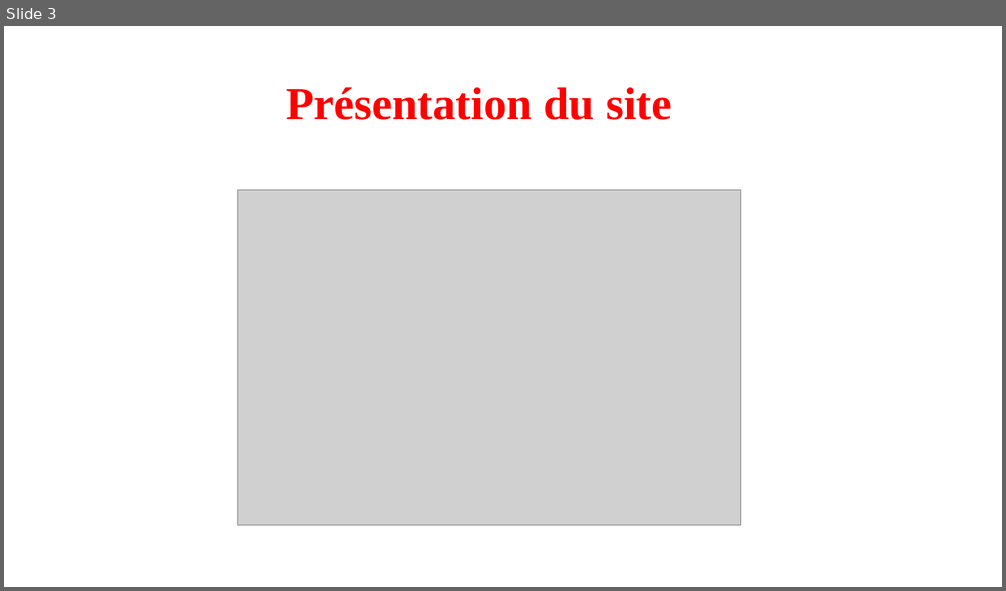
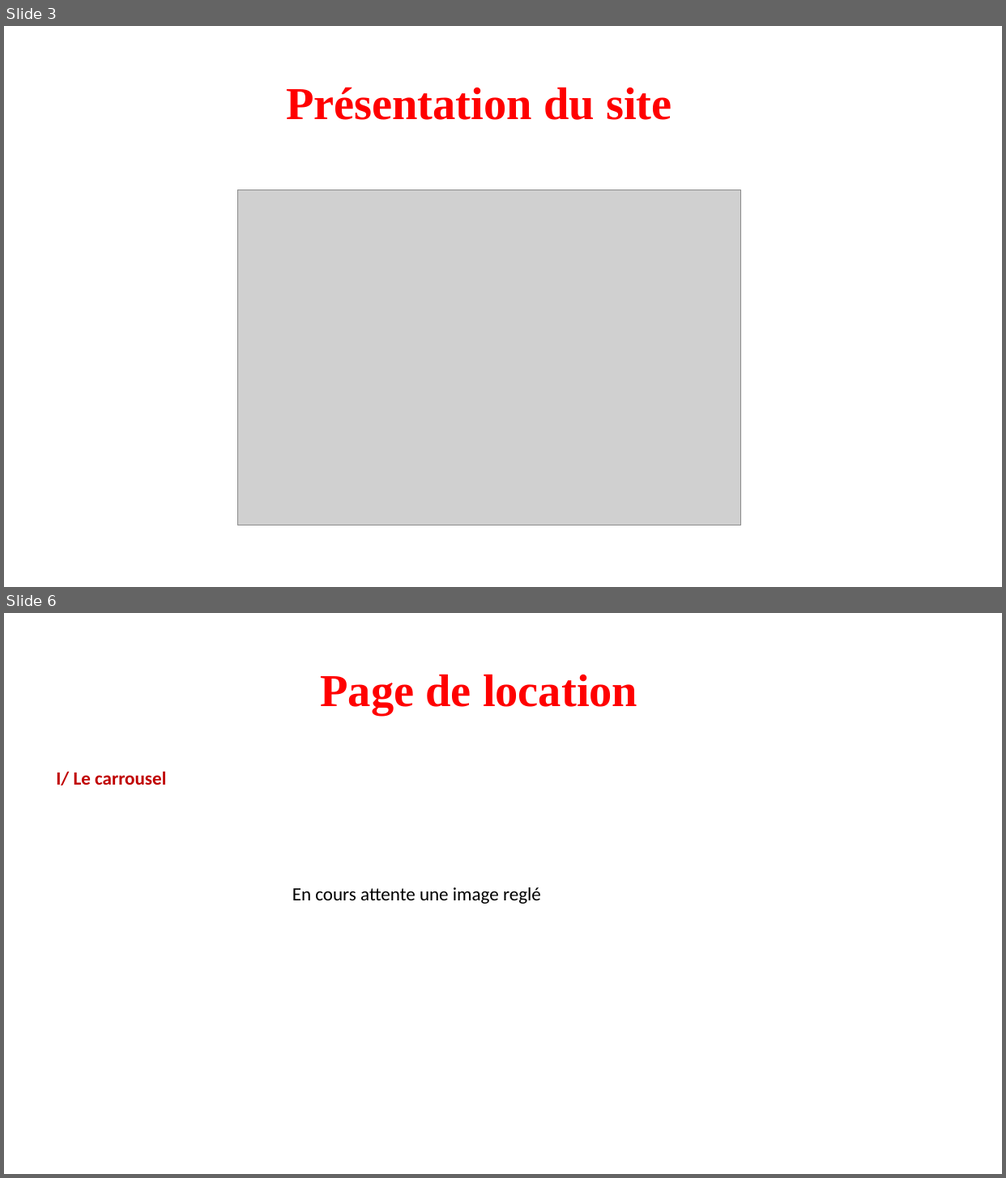
Before and after one commit to VinceDS99/Projet-6-Kasa, a slide deck: Présentation site Kasa.pptx. Shown one above the other, each under a label of ours: slide 3 before the commit, slides 3 and 6 after it; the slides between them are not shown. The pictures are 1006x591 and 1006x1178 pixels, drawn with LibreOffice and Linux fonts; fonts in the diff are those of the drawing; grey boxes stand for pictures. Boxes give left, top, right and bottom in pixels: in the first picture for what was removed or moved away, otherwise in the second. Text is boxed around its words. In the diff, an @@ line names an element or a change of style, - is before the commit and + after.

```diff
--- a/Présentation site Kasa.pptx
+++ b/Présentation site Kasa.pptx
@@ slide 6 added at [4, 613, 1002, 1174], background #FFFFFF @@
@@ text added at [320, 674, 637, 715], 44 pt, text #FF0000, bold @@
+Page de location
@@ text added at [56, 771, 166, 786], 18 pt, text #C00000, bold @@
+I/ Le carrousel
@@ text added at [292, 888, 541, 904], 18 pt, text #000000 @@
+En cours attente une image reglé
```
Also in this commit, not shown: 5 slides changed, 9 other slides added, 10 other files.
